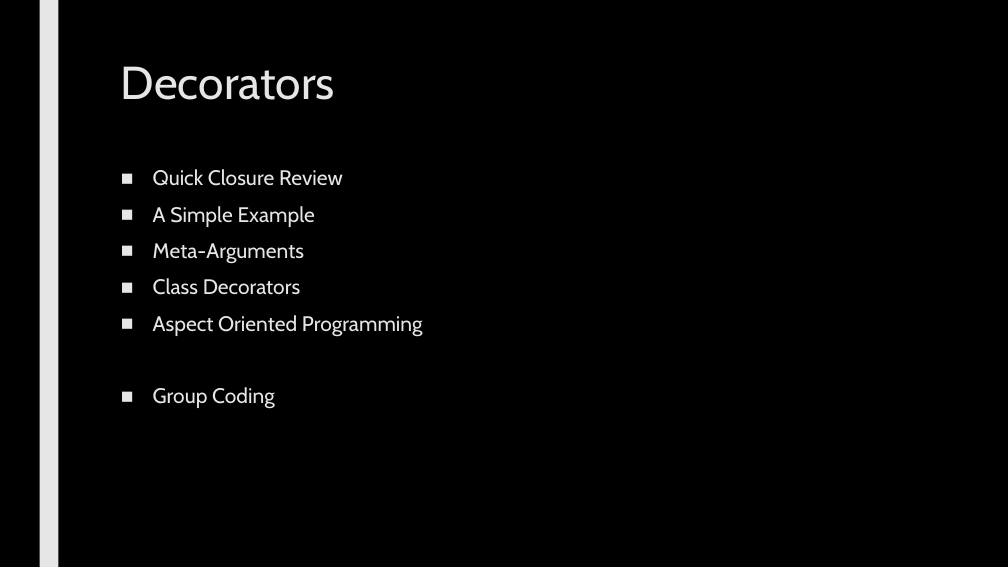
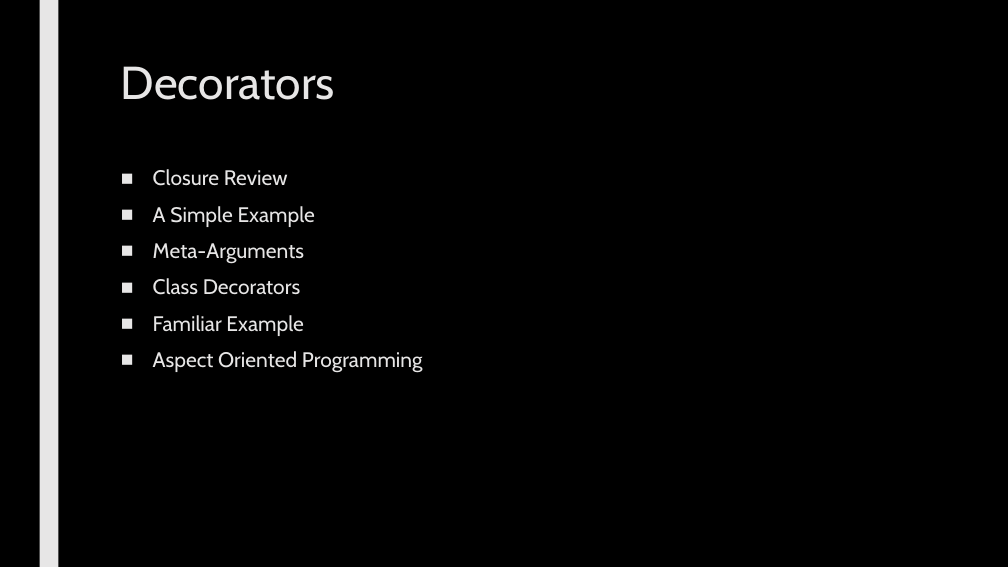
Before and after one commit to max7patek/metaprogramming, a slide deck: slide 2 of slides/04-Decorators.pptx. Drawn at 1008x567 pixels with LibreOffice and Linux fonts; fonts in the diff are those of the drawing. Boxes give left, top, right and bottom in pixels: in the first picture for what was removed or moved away, otherwise in the second. Text is boxed around its words. In the diff, an @@ line names an element or a change of style, - is before the commit and + after.

Commit message:
added more examples and colors

```diff
--- a/slides/04-Decorators.pptx
+++ b/slides/04-Decorators.pptx
@@ text at <box>153,169,288,186</box>: text changed @@
-■ Quick Closure Review
+■ Closure Review
@@ text at <box>153,315,303,336</box>: paragraph added @@
+■ Familiar Example
@@ text at <box>153,387,275,409</box>: paragraph removed @@
-■ Group Coding
```
Also in this commit, not shown: 4 other slides changed, 4 slides added, 1 slide removed.
